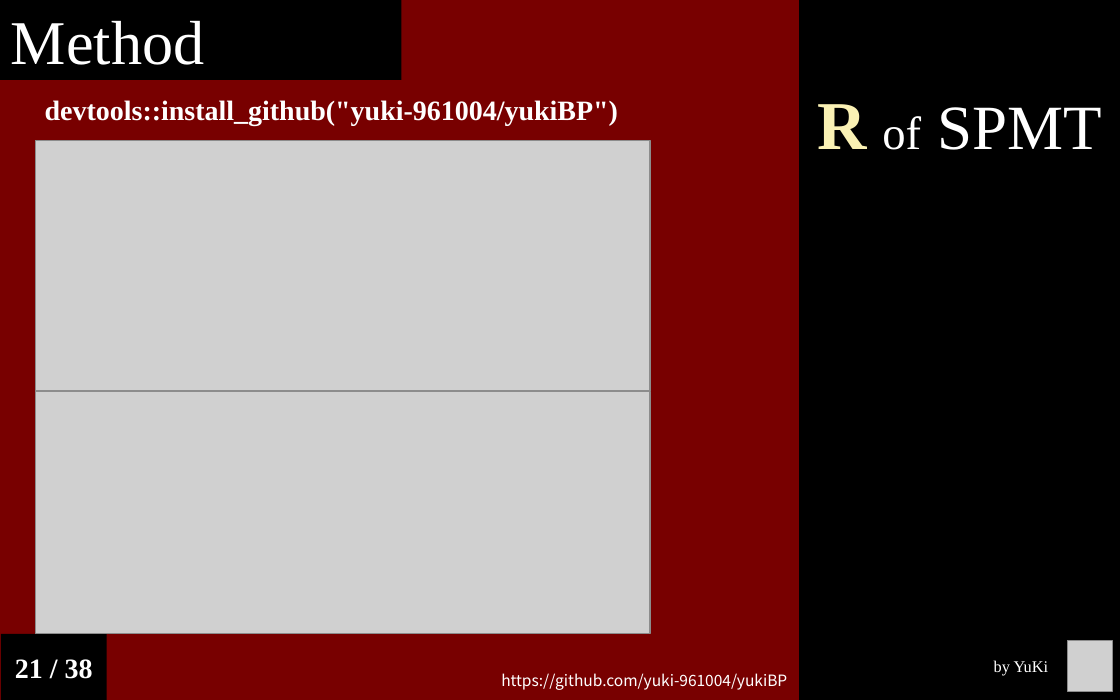
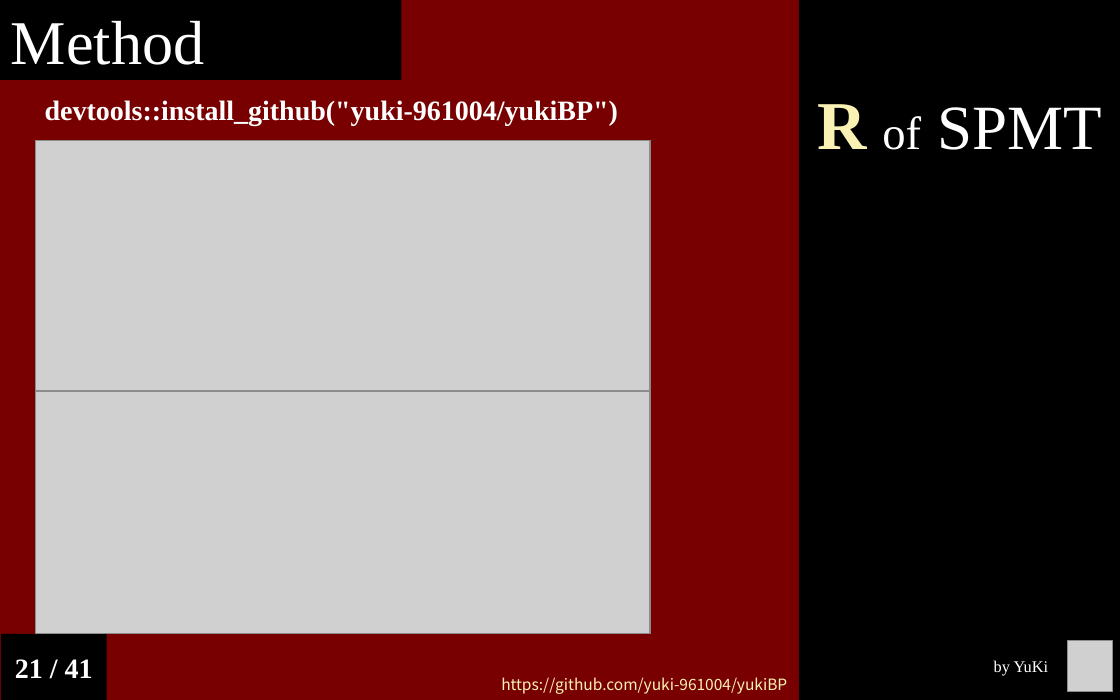
Before and after one commit to Chuan-Peng-Lab/ReliabilitySPE, a slide deck: slide 21 of 6_Reports/6_2_Phase_2/End_Semester_Report.pptx. Drawn at 1120x700 pixels with LibreOffice and Linux fonts; fonts in the diff are those of the drawing; grey boxes stand for pictures. Boxes give left, top, right and bottom in pixels: in the first picture for what was removed or moved away, otherwise in the second. Text is boxed around its words. In the diff, an @@ line names an element or a change of style, - is before the commit and + after.

```diff
--- a/6_Reports/6_2_Phase_2/End_Semester_Report.pptx
+++ b/6_Reports/6_2_Phase_2/End_Semester_Report.pptx
@@ text in rectangle at [15, 659, 93, 678]: text changed @@
-21 / 38
+21 / 41
@@ text "https://github.com/yuki-961004/yukiBP" at [501, 677, 787, 694]: text colour #FFFFFF to #FAF1B4 @@
```
Also in this commit, not shown: 36 other slides changed, 3 slides added.
